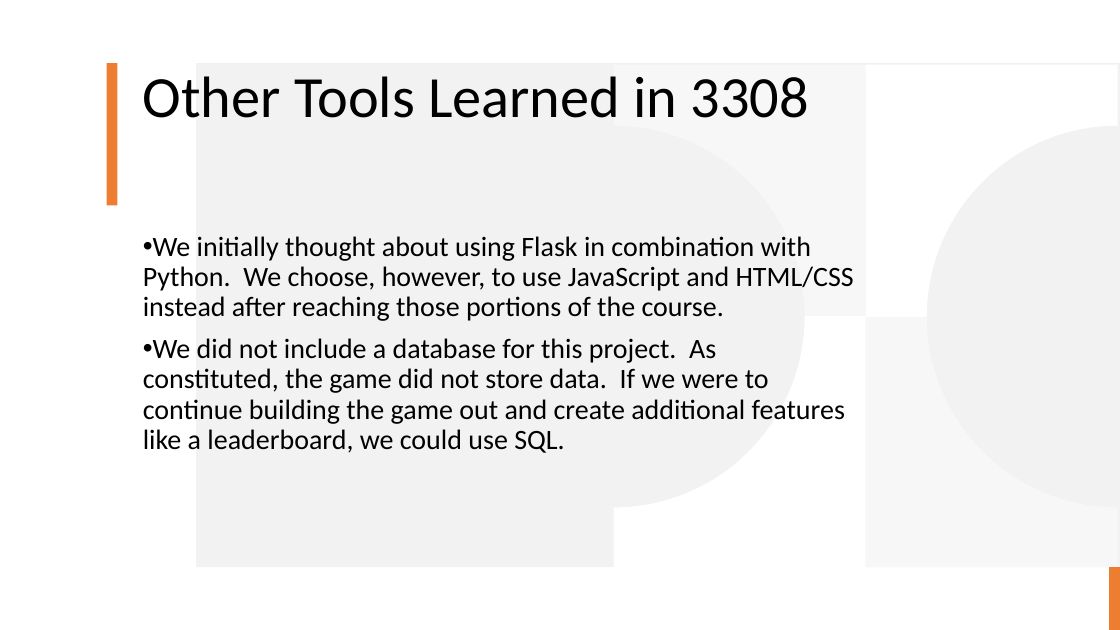
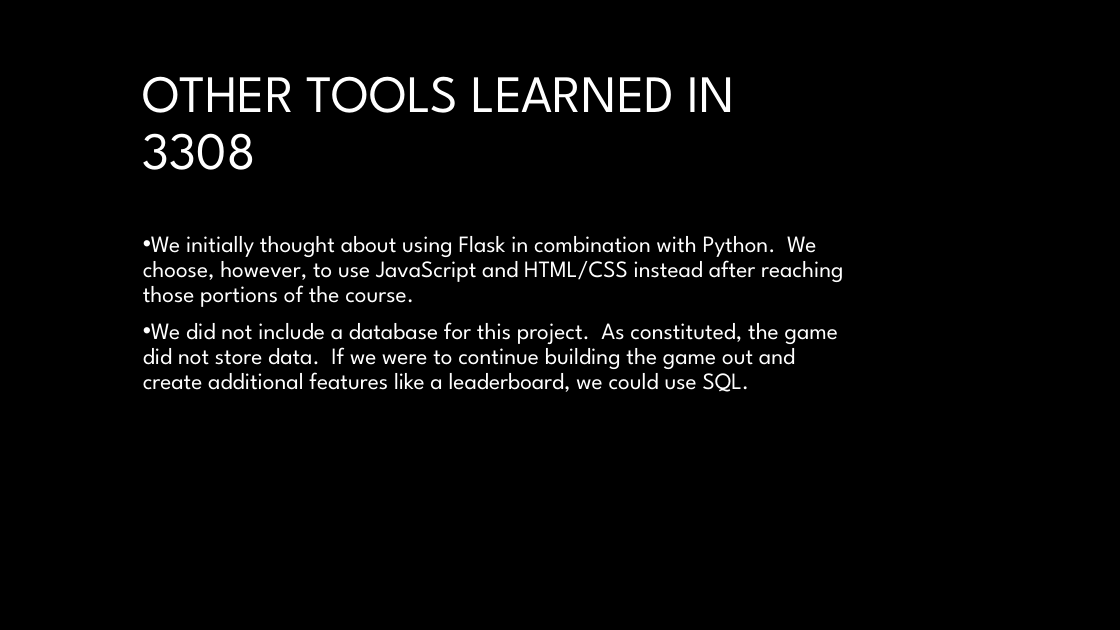
Before and after one commit to rodu4835/Heroku_App_Deployment, a slide deck: slide 14 of CSPB 3308 - Presentation PPT.pptx (slide 6 before the commit). Drawn at 1120x630 pixels with LibreOffice and Linux fonts; fonts in the diff are those of the drawing; background and template pictures are left out. Boxes give left, top, right and bottom in pixels: in the first picture for what was removed or moved away, otherwise in the second. Text is boxed around its words. In the diff, an @@ line names an element or a change of style, - is before the commit and + after.

Commit message:
Additional PowerPoint changes

```diff
--- a/CSPB 3308 - Presentation PPT.pptx
+++ b/CSPB 3308 - Presentation PPT.pptx
@@ background #FFFFFF to #000000 @@
@@ rectangle removed at [107, 63, 118, 206] @@
@@ title at [143, 76, 734, 170]: text changed; size 50 to 45 pt; font Calibri to League Spartan; text colour #000000 to #FFFFFF @@
-Other Tools Learned in 3308
+OTHER TOOLS LEARNED IN 3308
@@ rectangle removed at [196, 63, 1120, 567] @@
@@ freeform shape removed at [614, 65, 866, 317] @@
@@ freeform shape removed at [866, 65, 1118, 317] @@
@@ subtitle "We initially thought about using ..." at [143, 236, 843, 392]: size 24 to 20 pt, font Calibri to League Spartan, text colour #000000 to #FFFFFF @@
@@ freeform shape removed at [614, 316, 866, 568] @@
@@ freeform shape removed at [866, 316, 1118, 568] @@
@@ rectangle removed at [1109, 567, 1120, 630] @@
```
Also in this commit, not shown: 3 other slides changed, 11 slides added, 2 slides removed, 2 other files.
